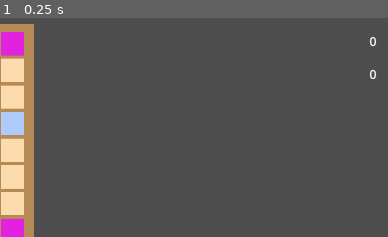
Above: before the commit, frame 1.
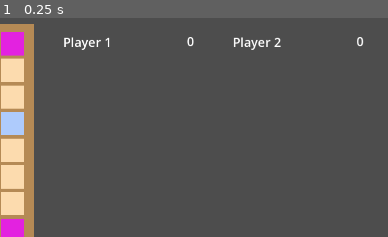
Above: after the commit, the same moment.

Repository: frances-m/scrabble-clone
Game: Godot game, scene res://scrabble.tscn
The game is run twice, just before and just after one commit, with the same random seed, the same clock (stepped at 60 frames per second) and the same inputs.
Inputs:
- Up to frame 1 (0.25 s): no input
The pictures show only the part of the screen within x 50-100%, y 0-50%; the shares and areas given below are measured in that part.

The runs differ from the first frame. In frame 1, 0.7% of the frame differs, in the area x 16-97%, y 8-28%.

Commit message:
scored words history

Diff:
--- a/score.gd
+++ b/score.gd
@@ -1,4 +1,6 @@
 extends Control
+
+var player: int = 0
 
 func _ready() -> void:
 	Scorer.connect("score_updated", Callable(self, "update_score"))
--- a/score.tscn
+++ b/score.tscn
@@ -3,23 +3,34 @@
 [ext_resource type="Script" uid="uid://cm0axl3agc4lv" path="res://score.gd" id="1_t1x8i"]
 
 [node name="Score" type="Control"]
+layout_direction = 2
 layout_mode = 3
-anchors_preset = 15
-anchor_right = 1.0
-anchor_bottom = 1.0
-offset_right = -1715.0
-offset_bottom = -1034.0
+anchor_right = 0.049
+anchor_bottom = 0.039
+offset_right = -0.0800018
+offset_bottom = -0.120003
 grow_horizontal = 2
 grow_vertical = 2
+size_flags_horizontal = 3
+size_flags_vertical = 3
 script = ExtResource("1_t1x8i")
 metadata/player = 0
 
-[node name="Label" type="RichTextLabel" parent="."]
+[node name="BoxContainer" type="BoxContainer" parent="."]
+layout_mode = 0
+offset_right = 94.0
+offset_bottom = 42.0
+alignment = 2
+
+[node name="Label" type="RichTextLabel" parent="BoxContainer"]
 unique_name_in_owner = true
-layout_mode = 0
-offset_right = 185.0
-offset_bottom = 43.0
+clip_contents = false
+layout_mode = 2
 theme_override_font_sizes/normal_font_size = 30
+bbcode_enabled = true
 text = "0"
+fit_content = true
+scroll_active = false
+autowrap_mode = 0
 horizontal_alignment = 2
 vertical_alignment = 1
--- a/scorer.gd
+++ b/scorer.gd
@@ -10,6 +10,7 @@
 @onready var WORD_LIST = load_word_list()
 
 signal score_updated()
+signal word_played(word: String, word_score: int)
 
 func run(pending_tiles: Array) -> bool:
 	var score_calculator: ScoreCalculator = ScoreCalculator.new(pending_tiles)
@@ -20,10 +21,12 @@
 			print(error)
 		return false
 
+	var word = score_calculator.get_word()
 	var word_score = score_calculator.get_score()
 	var player = Globals.current_player
 	player_scores[player] += word_score
 
+	emit_signal("word_played", word, word_score)
 	emit_signal("score_updated")
 	first_move = false
 
@@ -60,6 +63,9 @@
 		sort_tiles()
 		score_tiles()
 		validate_word()
+
+	func get_word() -> String:
+		return "".join(letters)
 
 	func get_score() -> int:
 		var score = score_tally * word_multiplier
--- a/scrabble.tscn
+++ b/scrabble.tscn
@@ -3,8 +3,8 @@
 [ext_resource type="PackedScene" uid="uid://c0dtwaassli2a" path="res://rack.tscn" id="2_pbdxk"]
 [ext_resource type="PackedScene" uid="uid://cgtso5mntix66" path="res://game_board.tscn" id="2_xtowr"]
 [ext_resource type="PackedScene" uid="uid://ctbn7g46l8ifn" path="res://submit_button.tscn" id="3_pbdxk"]
-[ext_resource type="PackedScene" uid="uid://camdjstu0b8b6" path="res://score.tscn" id="4_4etum"]
 [ext_resource type="PackedScene" uid="uid://cmbf5nwii4hob" path="res://recall_button.tscn" id="4_pmtqc"]
+[ext_resource type="PackedScene" uid="uid://yrax2celpdki" path="res://word_list.tscn" id="5_pmtqc"]
 
 [node name="Scrabble" type="Node2D"]
 
@@ -26,16 +26,16 @@
 unique_name_in_owner = true
 position = Vector2(1739, 896)
 
-[node name="Player1Score" parent="." instance=ExtResource("4_4etum")]
-offset_left = 1681.0
+[node name="WordList" parent="." instance=ExtResource("5_pmtqc")]
+offset_left = 1085.0
 offset_top = 37.0
-offset_right = 1681.0
+offset_right = 1085.0
 offset_bottom = 37.0
 metadata/player = 1
 
-[node name="Player2Score" parent="." instance=ExtResource("4_4etum")]
-offset_left = 1681.0
-offset_top = 116.0
-offset_right = 1681.0
-offset_bottom = 116.0
+[node name="WordList2" parent="." instance=ExtResource("5_pmtqc")]
+offset_left = 1492.0
+offset_top = 37.0
+offset_right = 1492.0
+offset_bottom = 37.0
 metadata/player = 2
--- /dev/null
+++ b/word_list.gd
@@ -0,0 +1,29 @@
+extends Control
+
+func _ready() -> void:
+	%Player.text = get_player_name()
+	%Score.set_meta("player", get_player())
+	Scorer.connect("word_played", Callable(self, "_add_word"))
+
+func get_player() -> int:
+	return get_meta("player", 0)
+
+func get_player_name() -> String:
+	return "Player {num}".format({ "num": get_player() })
+
+func _add_word(word: String, score: int) -> void:
+	if get_player() != Globals.current_player:
+		return
+
+	var settings = LabelSettings.new()
+	settings.font_size = 20
+
+	var word_label = Label.new()
+	word_label.label_settings = settings
+	word_label.text = word
+	%Words.add_child(word_label)
+
+	var score_label = Label.new()
+	score_label.label_settings = settings
+	score_label.text = str(score)
+	%Scores.add_child(score_label)
--- /dev/null
+++ b/word_list.tscn
@@ -0,0 +1,66 @@
+[gd_scene load_steps=5 format=3 uid="uid://yrax2celpdki"]
+
+[ext_resource type="Script" uid="uid://c6tuyagrvgl22" path="res://word_list.gd" id="1_bx6qc"]
+[ext_resource type="PackedScene" uid="uid://camdjstu0b8b6" path="res://score.tscn" id="1_e5mbd"]
+
+[sub_resource type="LabelSettings" id="LabelSettings_bx6qc"]
+font_size = 30
+
+[sub_resource type="StyleBoxEmpty" id="StyleBoxEmpty_e5mbd"]
+
+[node name="WordList" type="Control"]
+layout_mode = 3
+anchor_right = 0.214
+anchor_bottom = 1.0
+offset_right = -0.880035
+offset_bottom = -500.0
+grow_horizontal = 2
+grow_vertical = 2
+script = ExtResource("1_bx6qc")
+metadata/player = 0
+
+[node name="VBoxContainer" type="HBoxContainer" parent="."]
+layout_mode = 0
+offset_left = 29.0
+offset_right = 345.0
+offset_bottom = 46.0
+
+[node name="Player" type="Label" parent="VBoxContainer"]
+unique_name_in_owner = true
+layout_mode = 2
+text = "Player 1"
+label_settings = SubResource("LabelSettings_bx6qc")
+
+[node name="VSeparator" type="VSeparator" parent="VBoxContainer"]
+layout_mode = 2
+size_flags_horizontal = 3
+theme_override_styles/separator = SubResource("StyleBoxEmpty_e5mbd")
+
+[node name="Score" parent="VBoxContainer" instance=ExtResource("1_e5mbd")]
+unique_name_in_owner = true
+layout_mode = 2
+
+[node name="ScrollContainer" type="ScrollContainer" parent="."]
+layout_mode = 2
+offset_left = 29.0
+offset_top = 64.0
+offset_right = 345.0
+offset_bottom = 522.0
+
+[node name="BoxContainer" type="HBoxContainer" parent="ScrollContainer"]
+layout_mode = 2
+size_flags_horizontal = 3
+size_flags_vertical = 3
+
+[node name="Words" type="VBoxContainer" parent="ScrollContainer/BoxContainer"]
+unique_name_in_owner = true
+layout_mode = 2
+
+[node name="VSeparator2" type="VSeparator" parent="ScrollContainer/BoxContainer"]
+layout_mode = 2
+size_flags_horizontal = 3
+theme_override_styles/separator = SubResource("StyleBoxEmpty_e5mbd")
+
+[node name="Scores" type="VBoxContainer" parent="ScrollContainer/BoxContainer"]
+unique_name_in_owner = true
+layout_mode = 2
Not shown, added: word_list.gd.uid
